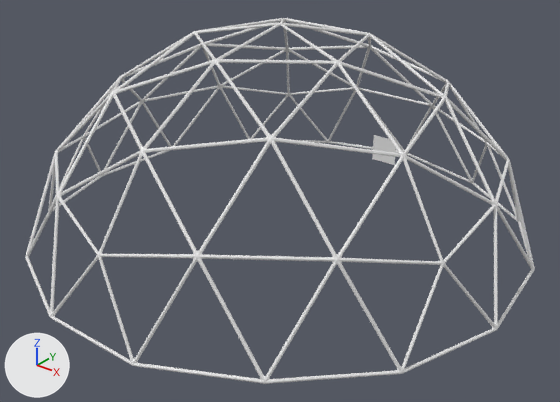
The Blender file models/untitled.blend, before and after one commit.
Camera for both pictures: a 50 mm camera at (6.46, -8.08, 5.42) aimed at (0.25, -0.32, 0.6). Lighting does not change. The marker at lower left points along +X, +Y and +Z.

The first picture shows 'GD_mesh', 'GD_mesh.001'.
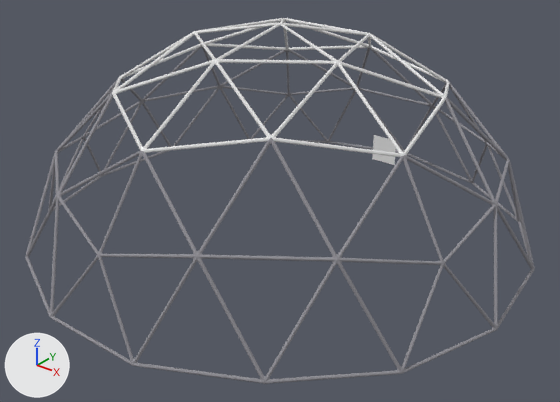
The change, as JSON lines over the scene's bpy script:
```json
{"op": "add", "block": "img_untitled_002", "code": ["img_untitled_002 = load_image('Untitled.002', 'Untitled.001.png', 1024, 1024, 'sRGB')"]}
{"op": "add", "block": "mat_material_002", "code": ["mat_material_002 = diffuse_material('Material.002')", "mat_material_002.texture = img_untitled_002"]}
{"block": "me_gd_mesh", "where": "me_gd_mesh.from_pydata(...)  # 40 vertices, 45 faces; spans x -0.98..0.98, y -0.96..0.98, z 0.17..0.79"}
{"op": "add", "block": "me_gd_mesh", "code": "me_gd_mesh.materials.append(mat_material_002)  # picture img_untitled_002"}
```

What differs and where, as boxes [x1, y1, x2, y2] in the pictures (560 x 402 px):
```json
{"object": "GD_mesh", "change": "recoloured", "before": [25, 46, 535, 384], "after": [25, 46, 535, 384]}
```
